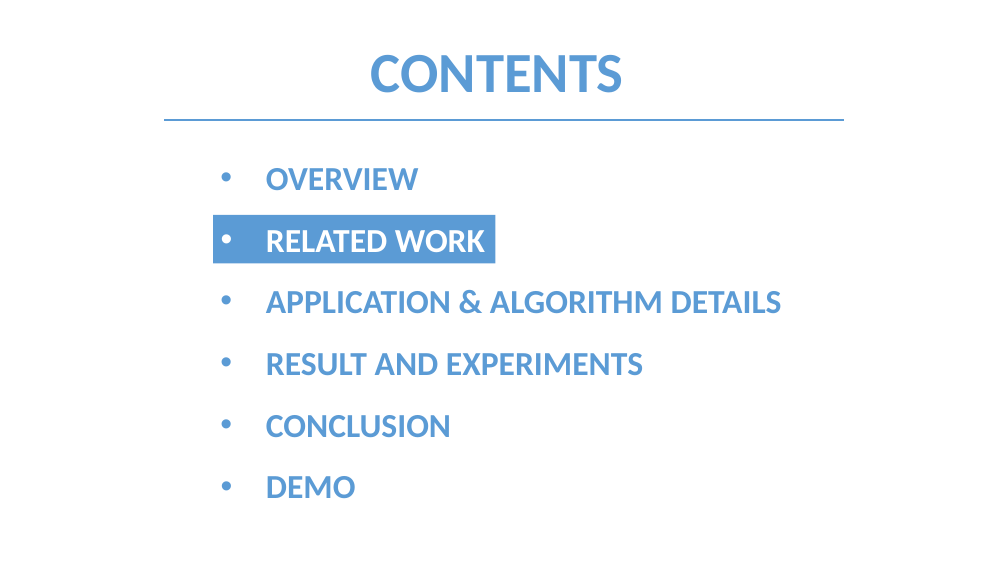
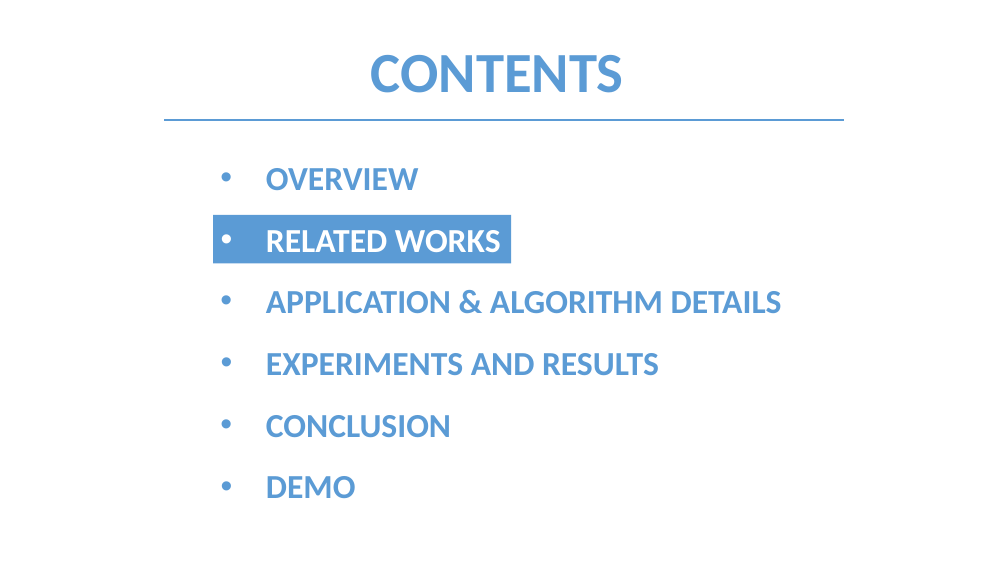
Before and after one commit to bee-lullaby/FinalProject, a slide deck: slide 10 of Documents/FUTimetabling_Presentation_Ver4.pptx. Drawn at 1008x567 pixels with LibreOffice and Linux fonts; fonts in the diff are those of the drawing. Boxes give left, top, right and bottom in pixels: in the first picture for what was removed or moved away, otherwise in the second. Text is boxed around its words. In the diff, an @@ line names an element or a change of style, - is before the commit and + after.

```diff
--- a/Documents/FUTimetabling_Presentation_Ver4.pptx
+++ b/Documents/FUTimetabling_Presentation_Ver4.pptx
@@ rectangle "RELATED WORKS": place and size @@
-rectangle "RELATED WORKS" at [213, 215, 495, 263]
+rectangle "RELATED WORKS" at [213, 215, 511, 263]
@@ text in rectangle at [266, 230, 501, 252]: text changed @@
-• RELATED WORK
+• RELATED WORKS
@@ text at [266, 353, 659, 375]: text changed @@
-• RESULT AND EXPERIMENTS
+• EXPERIMENTS AND RESULTS
```
Also in this commit, not shown: 24 other slides changed, 1 slide added, 4 other files.
